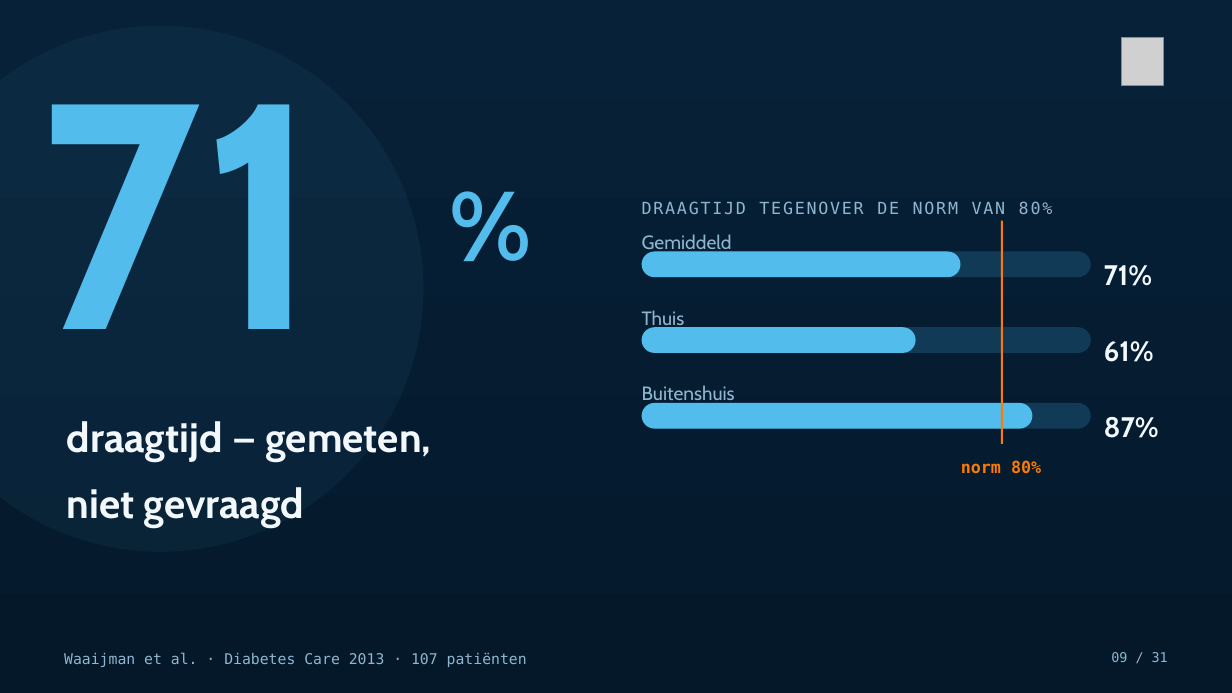
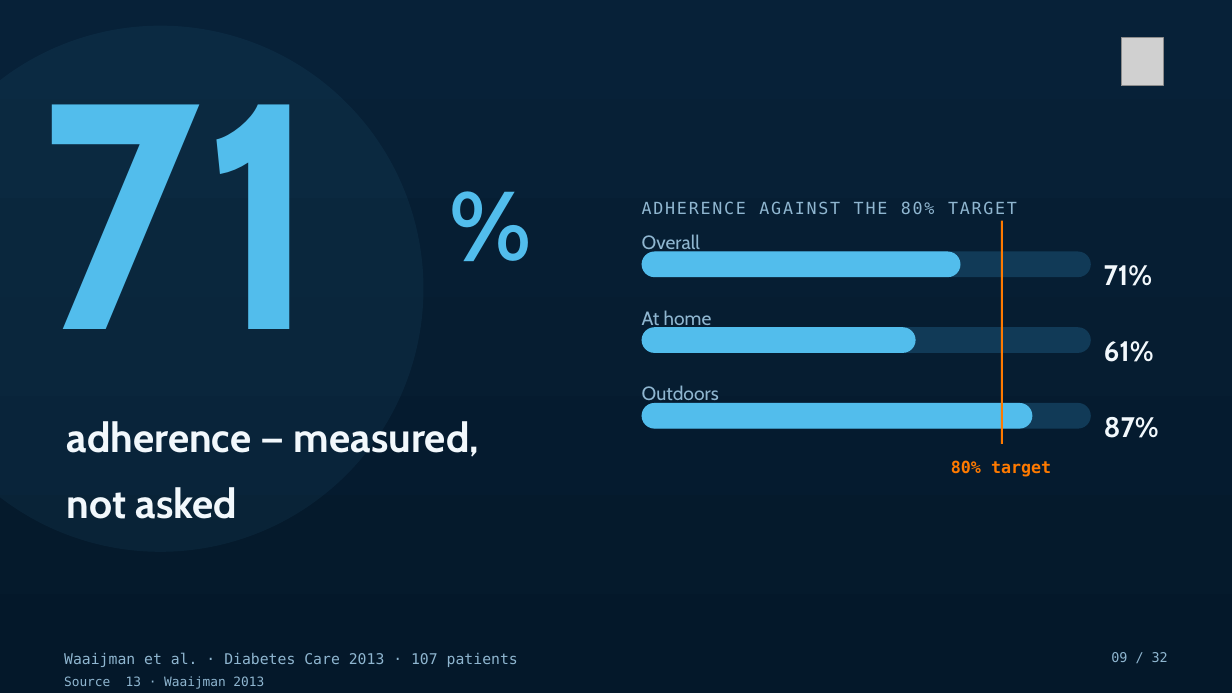
Before and after one commit to Dellfs/paradise-project, a slide deck: slide 9 of PARADISE_presentatie/PARADISE_congres.pptx. Drawn at 1232x693 pixels with LibreOffice and Linux fonts; fonts in the diff are those of the drawing; grey boxes stand for pictures. Boxes give left, top, right and bottom in pixels: in the first picture for what was removed or moved away, otherwise in the second. Text is boxed around its words. In the diff, an @@ line names an element or a change of style, - is before the commit and + after.

```diff
--- a/PARADISE_presentatie/PARADISE_congres.pptx
+++ b/PARADISE_presentatie/PARADISE_congres.pptx
@@ text at (642, 201, 1017, 214): text changed @@
-DRAAGTIJD TEGENOVER DE NORM VAN 80%
+ADHERENCE AGAINST THE 80% TARGET
@@ text at (642, 234, 700, 254): text changed @@
-Gemiddeld
+Overall
@@ text at (642, 310, 712, 330): text changed @@
-Thuis
+At home
@@ text at (642, 385, 719, 405): text changed @@
-Buitenshuis
+Outdoors
@@ text at (67, 421, 479, 519): text changed @@
-draagtijd — gemeten,
-niet gevraagd
+adherence — measured,
+not asked
@@ text at (951, 460, 1051, 477): text changed @@
-norm 80%
+80% target
@@ text at (64, 652, 518, 667): text changed @@
-Waaijman et al. · Diabetes Care 2013 · 107 patiënten
+Waaijman et al. · Diabetes Care 2013 · 107 patients
@@ text at (1111, 652, 1168, 662): text changed @@
-09 / 31
+09 / 32
@@ text added at (64, 676, 264, 689), 10 pt, text #8FB6D0 @@
+Source 13 · Waaijman 2013
```
Also in this commit, not shown: 10 other slides changed, 21 slides added, 20 slides removed, 11 other files.
